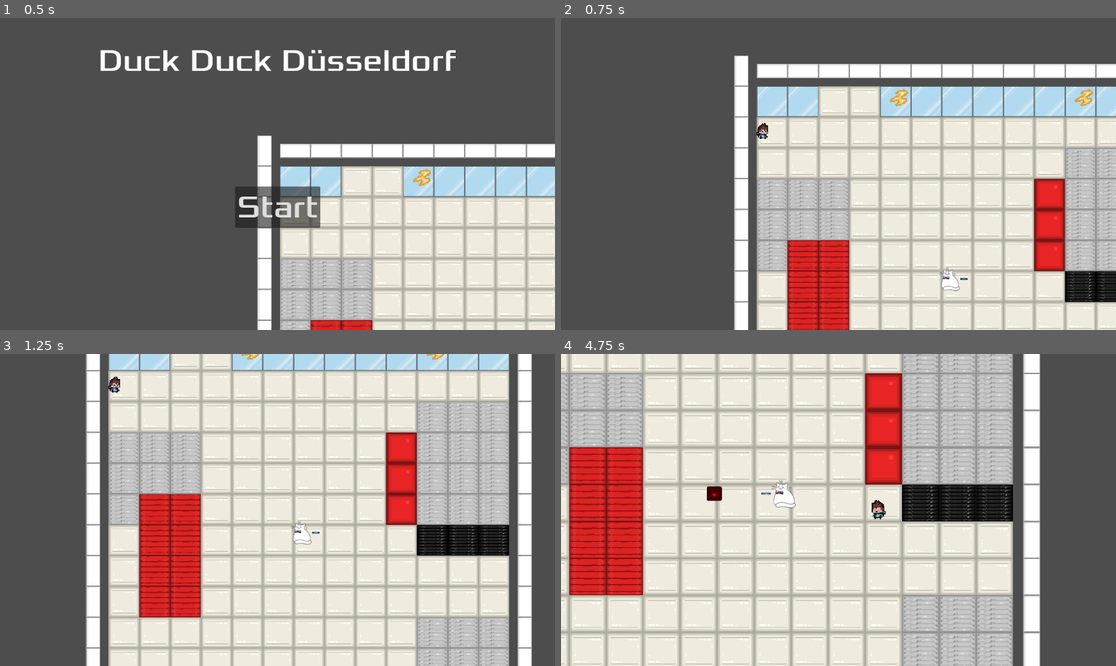
Above: before the commit, frames 1-4 (two rows, left to right).
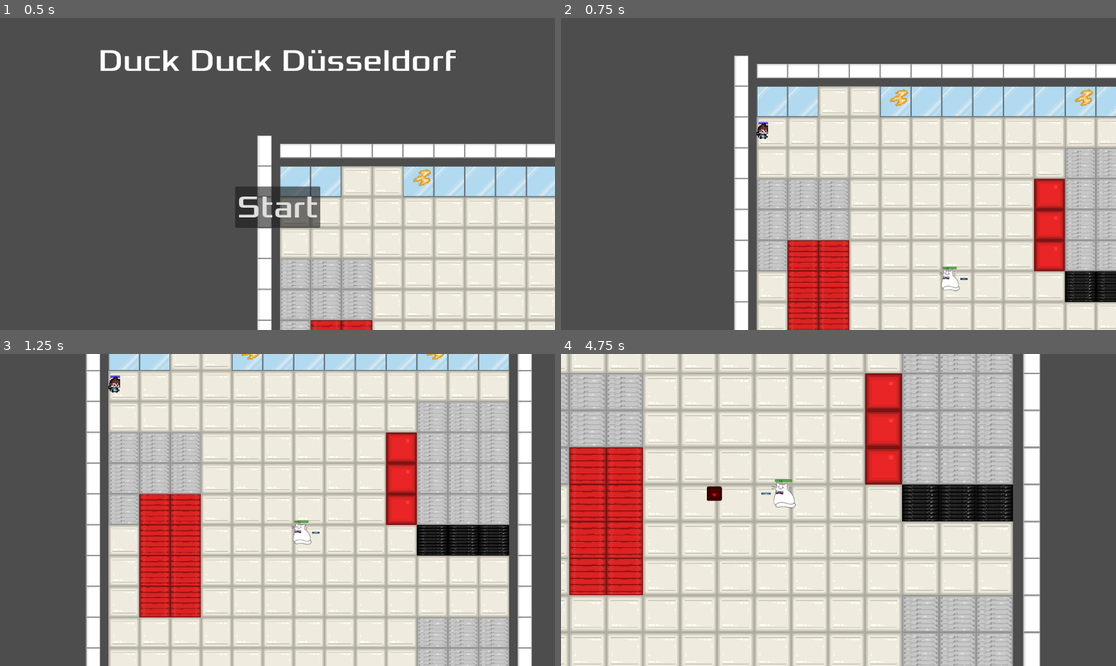
Above: after the commit, the same moments.

Repository: P0127/HSDuckies-Videogame-Group-project-at-HSD
Game: Godot game, scene res://main.tscn
Same seed, same stepped clock (60 frames per second), same inputs: the game is played once before the commit and once after it. The engine's default icon, where the game draws it, is replaced by a stand-in: a white triangle on a blue panel in a dark square.
Inputs (mouse positions are in pixels of both pictures, inside the frame that each line leads up to):
- Up to frame 1 (0.5 s): no input
- Up to frame 2 (0.75 s): click "Start" at 0.5 s
- Up to frame 3 (1.25 s): no input
- Up to frame 4 (4.75 s): move the mouse to (960, 494) at 1.27 s; press the mouse at (960, 494) at 1.28 s; hold D (move_right) 1.28-2.03 s; move the mouse to (727, 525) at 2.02 s; release the mouse at (727, 525) at 2.03 s; hold S (move_down) 2.03-2.78 s; tap Mouse wheel up (zoom_in) at 2.1, 4.35 s; move the mouse to (894, 441) at 2.77 s; hold D (move_right) 2.78-3.53 s; tap Mouse wheel down (zoom_out) at 2.85 s; move the mouse to (810, 572) at 3.52 s; hold W (move_up) 3.53-4.28 s; click (810, 572) at 3.6 s; move the mouse to (1005, 556) at 4.27 s; hold A (move_left) from 4.28 s (still down)

Frame 1 is identical in both runs. In frame 2, less than 0.1% of the frame differs, in the area x 35-72%, y 33-81%; in frame 3, less than 0.1%; in frame 4, 0.2%, in the area x 38-59%, y 40-54%.

Commit message:
Health and ProgressBar Added
Hitsystem with ProgressBar has been added. Mobs work via hit system (changeable), Player works via Damage per second, touched by mobs.

Diff:
--- a/mob.gd
+++ b/mob.gd
@@ -4,6 +4,12 @@
 var movement_speed = 45 #+ 10 * PlayerLevel
 @onready var player = $"/root/Main/Player"
 var target #saveslot for current target to make it possible to run out of aggro range
+@export var health = 3 #Hits required to kill
+
+func _ready():
+	#We only have to change one Variable, Progress Bar adjusts automaticly
+	$ProgressBar.max_value = health
+	$ProgressBar.value = health
 
 func _physics_process(delta):
 	velocity = Vector2.ZERO
@@ -44,3 +50,10 @@
 #edge of screen
 func _on_visible_on_screen_notifier_2d_screen_exited() -> void:
 	queue_free()
+
+#Subtracts Hitpoints from Mob
+func take_damage():
+	health -= 1
+	$ProgressBar.value = health
+	if health == 0:
+		queue_free()
--- a/mob.tscn
+++ b/mob.tscn
@@ -1,8 +1,14 @@
-[gd_scene load_steps=7 format=3 uid="uid://dkla36ebv0n0o"]
+[gd_scene load_steps=9 format=3 uid="uid://dkla36ebv0n0o"]
 
 [ext_resource type="Script" uid="uid://cvuxy46rlr8ok" path="res://mob.gd" id="1_nokgg"]
 [ext_resource type="Texture2D" uid="uid://djx060swy5oal" path="res://assets/Student1_active.png" id="2_p11y5"]
 [ext_resource type="Texture2D" uid="uid://bh6bcq8kaiqj8" path="res://assets/Student1_inactive.png" id="3_s5nov"]
+
+[sub_resource type="StyleBoxFlat" id="StyleBoxFlat_p11y5"]
+bg_color = Color(0.6, 0.6, 0.6, 0)
+
+[sub_resource type="StyleBoxFlat" id="StyleBoxFlat_ubaqv"]
+bg_color = Color(0.354967, 0.3036, 0.92, 1)
 
 [sub_resource type="SpriteFrames" id="SpriteFrames_b3mxk"]
 animations = [{
@@ -30,9 +36,24 @@
 radius = 221.02
 
 [node name="Mob" type="CharacterBody2D"]
+collision_layer = 2
 collision_mask = 16
 script = ExtResource("1_nokgg")
 metadata/_edit_group_ = true
+
+[node name="ProgressBar" type="ProgressBar" parent="."]
+offset_left = -10.0
+offset_top = -20.0
+offset_right = 10.0
+offset_bottom = -15.0
+size_flags_horizontal = 0
+theme_override_styles/background = SubResource("StyleBoxFlat_p11y5")
+theme_override_styles/fill = SubResource("StyleBoxFlat_ubaqv")
+max_value = 3.0
+step = 1.0
+value = 3.0
+rounded = true
+show_percentage = false
 
 [node name="AnimatedEnemySprite" type="AnimatedSprite2D" parent="."]
 scale = Vector2(0.08, 0.08)
--- a/player.gd
+++ b/player.gd
@@ -1,9 +1,12 @@
 extends CharacterBody2D
+
+signal health_death #Custom Signal; Death / Game_over due to health depletion
 
 @export var speed = 200 #player movement speed in pixels/sec
 var screen_size #game window size
 var current_direction#saveslot for weapon/projectile direction
 
+@export var health = 100.0 #Player health
 
 # Called when the node enters the scene tree for the first time.
 func _ready():
@@ -11,6 +14,9 @@
 	#^not needed rn since we move camera with player
 	#could be useful later for enemy spawning maybe if reset on every frame limit spawn area to around player?
 	hide() #hides player on startup to avoid showing behind hud
+	#We only have to change one Variable, Progress Bar adjusts automaticly
+	$ProgressBar.max_value = health
+	$ProgressBar.value = health
 
 
 # Called every frame. 'delta' is the elapsed time since the previous frame.
@@ -60,6 +66,19 @@
 	#Player can move
 	position += velocity * delta
 
+	#Checking each Frame if Mobs are touching the Player
+	var overlapping_mobs = $HurtBox.get_overlapping_bodies()
+	const DAMAGE_RATE = 5.0 #Damage the Mobs do to the Player (maybe give this to mobs?)
+
+	if overlapping_mobs.size() > 0:
+		#Why Delta? Else we'd loose health per Frame, not per Second!
+		health -= DAMAGE_RATE * overlapping_mobs.size() * delta
+		#Progress Bar is linked with health Variable
+		$ProgressBar.value = health
+		print(health)
+		if health <= 0.0:
+			health_death.emit()
+			print("DEATH")
 
 #function that rotates the weapon along with the players movement
 #atan2 math is needed to calc the Vector2 into a rotation angle
--- a/player.tscn
+++ b/player.tscn
@@ -8,6 +8,20 @@
 
 [sub_resource type="CircleShape2D" id="CircleShape2D_i3pqv"]
 radius = 50.1199
+
+[sub_resource type="StyleBoxFlat" id="StyleBoxFlat_sweqy"]
+bg_color = Color(0.52, 0.162067, 0.156, 0.580392)
+corner_radius_top_left = 2
+corner_radius_top_right = 2
+corner_radius_bottom_right = 2
+corner_radius_bottom_left = 2
+
+[sub_resource type="StyleBoxFlat" id="StyleBoxFlat_2hs0m"]
+bg_color = Color(0.34083, 0.63, 0.3087, 1)
+corner_radius_top_left = 2
+corner_radius_top_right = 2
+corner_radius_bottom_right = 2
+corner_radius_bottom_left = 2
 
 [sub_resource type="SpriteFrames" id="SpriteFrames_sweqy"]
 animations = [{
@@ -22,6 +36,9 @@
 "name": &"walk",
 "speed": 5.0
 }]
+
+[sub_resource type="CircleShape2D" id="CircleShape2D_sweqy"]
+radius = 25.02
 
 [node name="Player" type="CharacterBody2D"]
 collision_mask = 16
@@ -39,9 +56,30 @@
 position_smoothing_speed = 3.0
 script = ExtResource("2_hqtel")
 
+[node name="ProgressBar" type="ProgressBar" parent="."]
+offset_left = -15.0
+offset_top = -25.0
+offset_right = 15.0
+offset_bottom = -20.0
+theme_override_styles/background = SubResource("StyleBoxFlat_sweqy")
+theme_override_styles/fill = SubResource("StyleBoxFlat_2hs0m")
+step = 1.0
+value = 100.0
+rounded = true
+show_percentage = false
+
 [node name="AnimatedPlayerSprite" type="AnimatedSprite2D" parent="."]
 sprite_frames = SubResource("SpriteFrames_sweqy")
 animation = &"walk"
 frame_progress = 0.665032
 
 [node name="player weapon" parent="." instance=ExtResource("5_sweqy")]
+
+[node name="HurtBox" type="Area2D" parent="."]
+collision_layer = 0
+collision_mask = 2
+
+[node name="CollisionShape2D" type="CollisionShape2D" parent="HurtBox"]
+position = Vector2(0, 4)
+shape = SubResource("CircleShape2D_sweqy")
+debug_color = Color(0.981976, 0.133144, 7.70092e-07, 0.42)
--- a/project.godot
+++ b/project.godot
@@ -60,4 +60,5 @@
 [layer_names]
 
 2d_physics/layer_1="Player"
+2d_physics/layer_2="Hitbox"
 2d_physics/layer_5="Walls"
--- a/projectile.gd
+++ b/projectile.gd
@@ -28,4 +28,4 @@
 func _on_body_entered(body):
 	queue_free()
 	if body.has_method("take_damage"):
-		body.take_damage
+		body.take_damage()
--- a/projectile.tscn
+++ b/projectile.tscn
@@ -10,7 +10,7 @@
 top_level = true
 rotation = 0.815724
 collision_layer = 0
-collision_mask = 17
+collision_mask = 19
 script = ExtResource("1_qxf0c")
 projectile_speed = 750
 
Not shown: 1 places in player.tscn that only renumber resources
